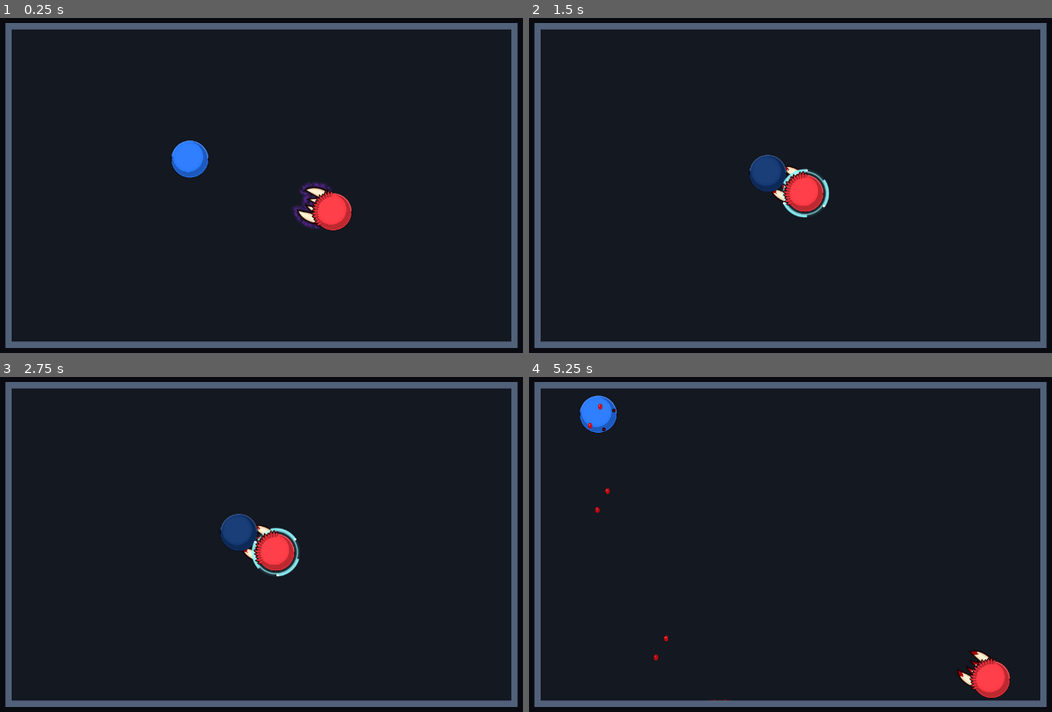
Above: before the commit, frames 1-4 (two rows, left to right).
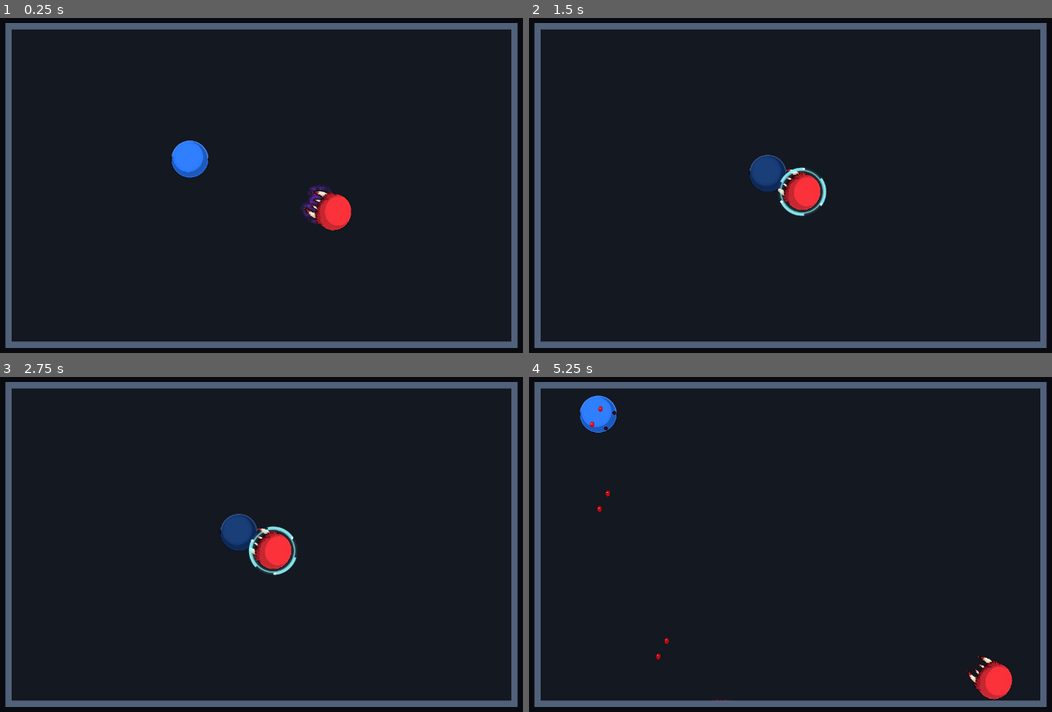
Above: after the commit, the same moments.

Repository: Esoptron/BallArena
Game: Godot game, scene res://scenes/main.tscn
Two runs of this game, one before a commit and one after it. Both use one fixed random seed, a clock stepped at 60 frames per second and the inputs below.
Inputs:
- Up to frame 1 (0.25 s): no input
- Up to frame 2 (1.5 s): no input
- Up to frame 3 (2.75 s): no input
- Up to frame 4 (5.25 s): no input

The runs differ from the first frame. In frame 1, 0.7% of the frame differs, in the area x 55-68%, y 49-64%; in frame 2, 0.7%; in frame 3, 0.7%; in frame 4, 0.8%, in the area x 11-93%, y 7-97%.

Commit message:
Use original approved vampire sprite and preserve bite occlusion

Diff:
--- /dev/null
+++ b/scripts/approved_vampire.gdshader
@@ -0,0 +1,35 @@
+shader_type canvas_item;
+render_mode unshaded;
+
+uniform bool body_layer = true;
+uniform bool blue_variant = false;
+uniform float status_brightness = 1.0;
+
+void fragment() {
+	vec4 original = texture(TEXTURE, UV);
+	// The original background is blue-black; every character color is warmer.
+	// Preserve source RGB. Only transparency is evaluated by the renderer.
+	float warm = original.r - original.b;
+	float alpha = smoothstep(0.004, 0.025, warm);
+	if (max(max(original.r, original.g), original.b) < 0.075) {
+		float neighbor = 0.0;
+		for (int y = -1; y <= 1; y++) {
+			for (int x = -1; x <= 1; x++) {
+				vec3 sample_color = texture(TEXTURE, UV + vec2(float(x), float(y)) * TEXTURE_PIXEL_SIZE * 2.0).rgb;
+				neighbor = max(neighbor, sample_color.r - sample_color.b);
+			}
+		}
+		alpha = max(alpha, step(0.08, neighbor));
+	}
+	float pixel_y = UV.y / TEXTURE_PIXEL_SIZE.y;
+	bool red = original.r > original.g * 1.6 && original.r > original.b * 1.8;
+	bool is_body = pixel_y < 690.0 || (pixel_y < 790.0 && red);
+	if (is_body != body_layer) {
+		alpha = 0.0;
+	}
+	vec3 rgb = original.rgb;
+	if (blue_variant && body_layer && red) {
+		rgb = vec3(original.g * 0.65, original.r * 0.38, original.r);
+	}
+	COLOR = vec4(rgb * status_brightness, alpha * original.a);
+}
--- /dev/null
+++ b/scripts/approved_vampire_art.gd
@@ -0,0 +1,51 @@
+@tool
+extends Node2D
+## Display the unmodified approved PNG. Two render layers preserve bite occlusion.
+
+const SOURCE := preload("res://assets/vampire-approved-reference.png")
+const SOURCE_PIVOT := Vector2(626.0, 513.0)
+const BODY_DIAMETER := 566.0
+var fighter: ArenaBall
+var body: Sprite2D
+var teeth: Sprite2D
+
+
+func _ready() -> void:
+	fighter = get_parent() as ArenaBall
+	body = _make_layer("BodyAndFur", true)
+	teeth = _make_layer("Teeth", false)
+	teeth.z_index = -1
+	_process(0.0)
+
+
+func _make_layer(layer_name: String, body_layer: bool) -> Sprite2D:
+	var sprite := Sprite2D.new()
+	sprite.name = layer_name
+	sprite.texture = SOURCE
+	sprite.centered = false
+	sprite.texture_filter = CanvasItem.TEXTURE_FILTER_NEAREST
+	var material := ShaderMaterial.new()
+	material.shader = preload("res://scripts/approved_vampire.gdshader")
+	material.set_shader_parameter("body_layer", body_layer)
+	sprite.material = material
+	add_child(sprite)
+	return sprite
+
+
+func _process(_delta: float) -> void:
+	if fighter == null:
+		return
+	visible = fighter.is_vampire
+	if not visible:
+		return
+	var fangs := fighter.get_node_or_null("Vampire") as VampireFangs
+	if fangs != null:
+		rotation = fangs.rotation + PI
+	var art_scale := fighter.visual_diameter() / BODY_DIAMETER
+	for sprite in [body, teeth]:
+		sprite.position = -SOURCE_PIVOT * art_scale
+		sprite.scale = Vector2.ONE * art_scale
+		var material := sprite.material as ShaderMaterial
+		material.set_shader_parameter("blue_variant", fighter.ball_color.b > fighter.ball_color.r)
+		material.set_shader_parameter("status_brightness",
+			0.35 if fighter.current_health <= 0 else (0.45 if fighter.is_paralyzed() else 1.0))
--- a/scripts/ball.gd
+++ b/scripts/ball.gd
@@ -39,6 +39,11 @@
 
 func _ready() -> void:
 	_update_shape()
+	var art := Node2D.new()
+	art.name = "ApprovedVampireArt"
+	art.show_behind_parent = true
+	art.set_script(preload("res://scripts/approved_vampire_art.gd"))
+	add_child(art)
 	current_health = clampi(starting_health, 1, max_health)
 	if not Engine.is_editor_hint():
 		start_motion()
@@ -247,18 +252,19 @@
 func _draw() -> void:
 	var radius := visual_diameter() * 0.5
 	var color := body_color()
-	# Shared cartoon body: a broad soft highlight and a deep lower-right crescent.
-	draw_circle(Vector2.ZERO, radius + 1.25, Color(0.035, 0.015, 0.025))
-	draw_circle(Vector2.ZERO, radius, color.darkened(0.26))
-	var highlight_center := Vector2(-0.10, -0.13) * radius
-	for layer in 18:
-		var t := float(layer) / 17.0
-		draw_circle(highlight_center, radius * lerpf(0.83, 0.66, t),
-			color.lightened(t * 0.035))
-	draw_arc(Vector2.ZERO, radius - 0.35, -PI + 0.16, -0.06, 64,
-		color.lightened(0.17), 0.85, true)
-	draw_arc(Vector2.ZERO, radius - 0.35, 0.08, PI - 0.12, 64,
-		color.darkened(0.05), 0.65, true)
+	if not is_vampire:
+		# Shared cartoon body: a broad soft highlight and a deep lower-right crescent.
+		draw_circle(Vector2.ZERO, radius + 1.25, Color(0.035, 0.015, 0.025))
+		draw_circle(Vector2.ZERO, radius, color.darkened(0.26))
+		var highlight_center := Vector2(-0.10, -0.13) * radius
+		for layer in 18:
+			var t := float(layer) / 17.0
+			draw_circle(highlight_center, radius * lerpf(0.83, 0.66, t),
+				color.lightened(t * 0.035))
+		draw_arc(Vector2.ZERO, radius - 0.35, -PI + 0.16, -0.06, 64,
+			color.lightened(0.17), 0.85, true)
+		draw_arc(Vector2.ZERO, radius - 0.35, 0.08, PI - 0.12, 64,
+			color.darkened(0.05), 0.65, true)
 
 	for point in bite_marks:
 		draw_circle(point, 3.5, Color(0.10, 0.005, 0.02))
--- a/scripts/vampire.gd
+++ b/scripts/vampire.gd
@@ -22,7 +22,6 @@
 var _mist: Polygon2D
 var _mist_material: ShaderMaterial
 var _clock: float = 0.0
-var _fur: Node2D
 
 
 func _ready() -> void:
@@ -37,11 +36,7 @@
 	_mist_material.shader = preload("res://scripts/fang_mist.gdshader")
 	_mist.material = _mist_material
 	add_child(_mist)
-	_fur = Node2D.new()
-	_fur.name = "FangRoots"
-	_fur.z_index = 2
-	_fur.set_script(preload("res://scripts/vampire_fur.gd"))
-	add_child(_fur)
+
 
 
 func _process(delta: float) -> void:
@@ -53,7 +48,6 @@
 		return
 	aim_at_opponent()
 	_update_mist()
-	_fur.queue_redraw()
 	queue_redraw()
 
 
@@ -145,7 +139,11 @@
 
 func fang_spacing() -> float:
 	# The separation of the two long tooth tips, including their inward tilt.
-	return fighter.visual_diameter() * 0.59
+	return fighter.visual_diameter() * (274.0 / 566.0)
+
+
+func fang_tip_depth() -> float:
+	return fighter.visual_diameter() * 0.5 * 1.45
 
 
 func _place_for_bite(victim: ArenaBall) -> void:
@@ -155,9 +153,9 @@
 	var radius := fighter.visual_diameter() * 0.5
 	var victim_radius := victim.visual_diameter() * 0.5
 	var half_spacing := fang_spacing() * 0.5
-	var exposed_length := radius * 1.85 - sqrt(radius * radius - half_spacing * half_spacing)
+	var exposed_length := fang_tip_depth() - sqrt(radius * radius - half_spacing * half_spacing)
 	var victim_surface := sqrt(maxf(0.0, victim_radius * victim_radius - half_spacing * half_spacing))
-	var separation := radius * 1.85 + victim_surface - exposed_length * tooth_immersion
+	var separation := fang_tip_depth() + victim_surface - exposed_length * tooth_immersion
 	# Keep the circular bodies separate even if a low-health pulse later grows.
 	separation = maxf(separation, (fighter.diameter + victim.diameter) * 0.5 + 0.5)
 	fighter.global_position = victim.global_position - toward * separation
@@ -198,81 +196,16 @@
 	_mist_material.set_shader_parameter("mist_clock", _clock)
 
 
-func tooth_polygon(index: int, radius: float) -> PackedVector2Array:
-	return _tooth_shape(index, radius)
-
-
-func _cubic(a: Vector2, b: Vector2, c: Vector2, d: Vector2, t: float) -> Vector2:
-	var u := 1.0 - t
-	return a * u * u * u + b * 3.0 * u * u * t + c * 3.0 * u * t * t + d * t * t * t
-
-
-func _tooth_shape(index: int, radius: float, inset: float = 0.0, steps: int = 12) -> PackedVector2Array:
-	var side := -1.0 if index < 2 else 1.0
-	var long_tooth := index == 0 or index == 3
-	var outer_root := Vector2(0.94, -0.68) if long_tooth else Vector2(0.40, -0.74)
-	var outer_a := Vector2(1.04, -1.18) if long_tooth else Vector2(0.43, -1.09)
-	var outer_b := Vector2(0.90, -1.63) if long_tooth else Vector2(0.29, -1.36)
-	var tip := Vector2(0.59, -1.85) if long_tooth else Vector2(0.17, -1.52)
-	var inner_root := Vector2(0.45, -0.65) if long_tooth else Vector2(0.08, -0.72)
-	var inner_a := Vector2(0.43, -1.07) if long_tooth else Vector2(0.07, -1.02)
-	var inner_b := Vector2(0.55, -1.50) if long_tooth else Vector2(0.15, -1.29)
+# Contours sampled from the approved source, used only for the animated mist.
+# The character itself is rendered from its original pixels.
+func _tooth_shape(index: int, _radius: float, _inset: float = 0.0, _steps: int = 6) -> PackedVector2Array:
+	var outlines := [
+		[Vector2(389, 696), Vector2(382, 735), Vector2(384, 775), Vector2(392, 812), Vector2(408, 851), Vector2(428, 883), Vector2(447, 903), Vector2(442, 875), Vector2(449, 829), Vector2(458, 781), Vector2(467, 735), Vector2(454, 715), Vector2(422, 701), Vector2(402, 693)],
+		[Vector2(522, 750), Vector2(525, 782), Vector2(532, 812), Vector2(543, 838), Vector2(552, 850), Vector2(557, 833), Vector2(559, 804), Vector2(559, 779), Vector2(558, 760), Vector2(550, 750), Vector2(543, 749), Vector2(536, 749), Vector2(529, 750), Vector2(524, 751)],
+		[Vector2(641, 756), Vector2(637, 780), Vector2(637, 807), Vector2(635, 831), Vector2(628, 857), Vector2(640, 845), Vector2(651, 825), Vector2(660, 799), Vector2(664, 774), Vector2(659, 760), Vector2(653, 755), Vector2(647, 755), Vector2(642, 756), Vector2(640, 757)],
+		[Vector2(749, 751), Vector2(746, 786), Vector2(738, 826), Vector2(730, 865), Vector2(712, 923), Vector2(738, 898), Vector2(766, 866), Vector2(789, 829), Vector2(804, 789), Vector2(811, 751), Vector2(809, 726), Vector2(800, 716), Vector2(777, 732), Vector2(760, 746)],
+	]
 	var result := PackedVector2Array()
-	for index_step in steps + 1:
-		var t := float(index_step) / steps
-		var outer := _cubic(outer_root, outer_a, outer_b, tip, t)
-		var inner := _cubic(inner_root, inner_a, inner_b, tip, t)
-		var point := outer.lerp(inner, inset)
-		result.append(Vector2(point.x * side, point.y) * radius)
-	for index_step in range(steps, -1, -1):
-		var t := float(index_step) / steps
-		var outer := _cubic(outer_root, outer_a, outer_b, tip, t)
-		var inner := _cubic(inner_root, inner_a, inner_b, tip, t)
-		var point := inner.lerp(outer, inset)
-		result.append(Vector2(point.x * side, point.y) * radius)
+	for point: Vector2 in outlines[index]:
+		result.append(-(point - Vector2(626, 513)) / 283.0)
 	return result
-
-
-func _tip_stain(polygon: PackedVector2Array, cut_y: float) -> PackedVector2Array:
-	var result := PackedVector2Array()
-	var previous := polygon[polygon.size() - 1]
-	for point in polygon:
-		if (point.y <= cut_y) != (previous.y <= cut_y):
-			result.append(previous.lerp(point, (cut_y - previous.y) / (point.y - previous.y)))
-		if point.y <= cut_y:
-			result.append(point)
-		previous = point
-	return result
-
-
-func _draw() -> void:
-	if fighter == null or not fighter.is_vampire:
-		return
-	var radius := fighter.visual_diameter() * 0.5
-	for index in 4:
-		var tooth := tooth_polygon(index, radius)
-		draw_colored_polygon(tooth, Color(0.77, 0.64, 0.48))
-		var enamel := _tooth_shape(index, radius, 0.12)
-		draw_colored_polygon(enamel, Color(0.96, 0.87, 0.72))
-		var shine := _tooth_shape(index, radius, 0.29)
-		draw_colored_polygon(shine, Color(1.0, 0.95, 0.84))
-		if has_bitten:
-			# The new reference has uneven blood stains toward the tips, without beads.
-			var depth := 1.85 if index == 0 or index == 3 else 1.52
-			var tip_x := 0.59 if index == 0 or index == 3 else 0.17
-			var side := -1.0 if index < 2 else 1.0
-			var cut_y := -radius * (depth - 0.33)
-			draw_colored_polygon(_tip_stain(tooth, cut_y), Color(0.33, 0.007, 0.025))
-			draw_colored_polygon(_tip_stain(enamel, cut_y), Color(0.68, 0.015, 0.055))
-			for stripe in 3:
-				var shift := float(stripe - 1) * 0.055
-				var streak := PackedVector2Array([
-					Vector2(side * (tip_x + 0.10 + shift) * radius, cut_y + radius * (0.13 + stripe * 0.035)),
-					Vector2(side * (tip_x + 0.16 + shift) * radius, cut_y - radius * 0.10),
-					Vector2(side * tip_x * radius, -radius * depth),
-				])
-				for clipped in Geometry2D.intersect_polygons(tooth, streak):
-					draw_colored_polygon(clipped, Color(0.65, 0.013, 0.045))
-		var outline := tooth.duplicate()
-		outline.append(tooth[0])
-		draw_polyline(outline, Color(0.10, 0.015, 0.02), 1.2, true)
--- a/tests/render_vampire_test.gd
+++ b/tests/render_vampire_test.gd
@@ -80,15 +80,23 @@
 	red.queue_redraw()
 	await frames(2)
 	await save_frame("vampire-low-health-50.png")
+	red.current_health = 100
+	red.set("_visual_time", 0.0)
+	red.position = Vector2(480, 300)
+	blue.position = red.position + Vector2(0, 250)
+	blue.set_physics_process(false)
+	red_fangs.has_bitten = true
+	red_fangs.aim_at_opponent()
+	await save_detail(main, red.global_position + Vector2(0, 9), "approved-reference-in-game.png", 8.0)
 	print("PASS: rendered aura, first-bite blood, and 70/50 low-health pulse from the canonical Desktop project")
 	quit(0)
 
 
-func save_detail(main: Node2D, focus: Vector2, file_name: String) -> void:
+func save_detail(main: Node2D, focus: Vector2, file_name: String, magnification: float = 4.0) -> void:
 	var camera := main.get_node("Camera2D") as Camera2D
 	var previous_zoom := camera.zoom
 	var previous_position := camera.global_position
-	camera.zoom = Vector2.ONE * 4.0
+	camera.zoom = Vector2.ONE * magnification
 	camera.global_position = focus
 	await frames(2)
 	await save_frame(file_name)
--- a/tests/vampire_test.gd
+++ b/tests/vampire_test.gd
@@ -325,8 +325,8 @@
 		var radius := red.visual_diameter() * 0.5
 		var side := fangs.fang_spacing() * 0.5
 		var front_surface := spacing - sqrt(35.0 * 35.0 - side * side)
-		var exposed_length := radius * 1.85 - sqrt(radius * radius - side * side)
-		var hidden_fraction := (radius * 1.85 - front_surface) / exposed_length
+		var exposed_length := fangs.fang_tip_depth() - sqrt(radius * radius - side * side)
+		var hidden_fraction := (fangs.fang_tip_depth() - front_surface) / exposed_length
 		check(absf(hidden_fraction - 1.0 / 3.0) < 0.01,
 			"One third of the exposed long fangs must enter the opponent.")
 		check(spacing >= 70.0, "Circular bodies must remain separate during immersion.")
Binary file added: assets/vampire-approved-reference.png
Not shown, added: assets/vampire-approved-reference.png.import
Not shown, added: scripts/approved_vampire.gdshader.uid
Not shown, added: scripts/approved_vampire_art.gd.uid
Not shown, changed: README.md
